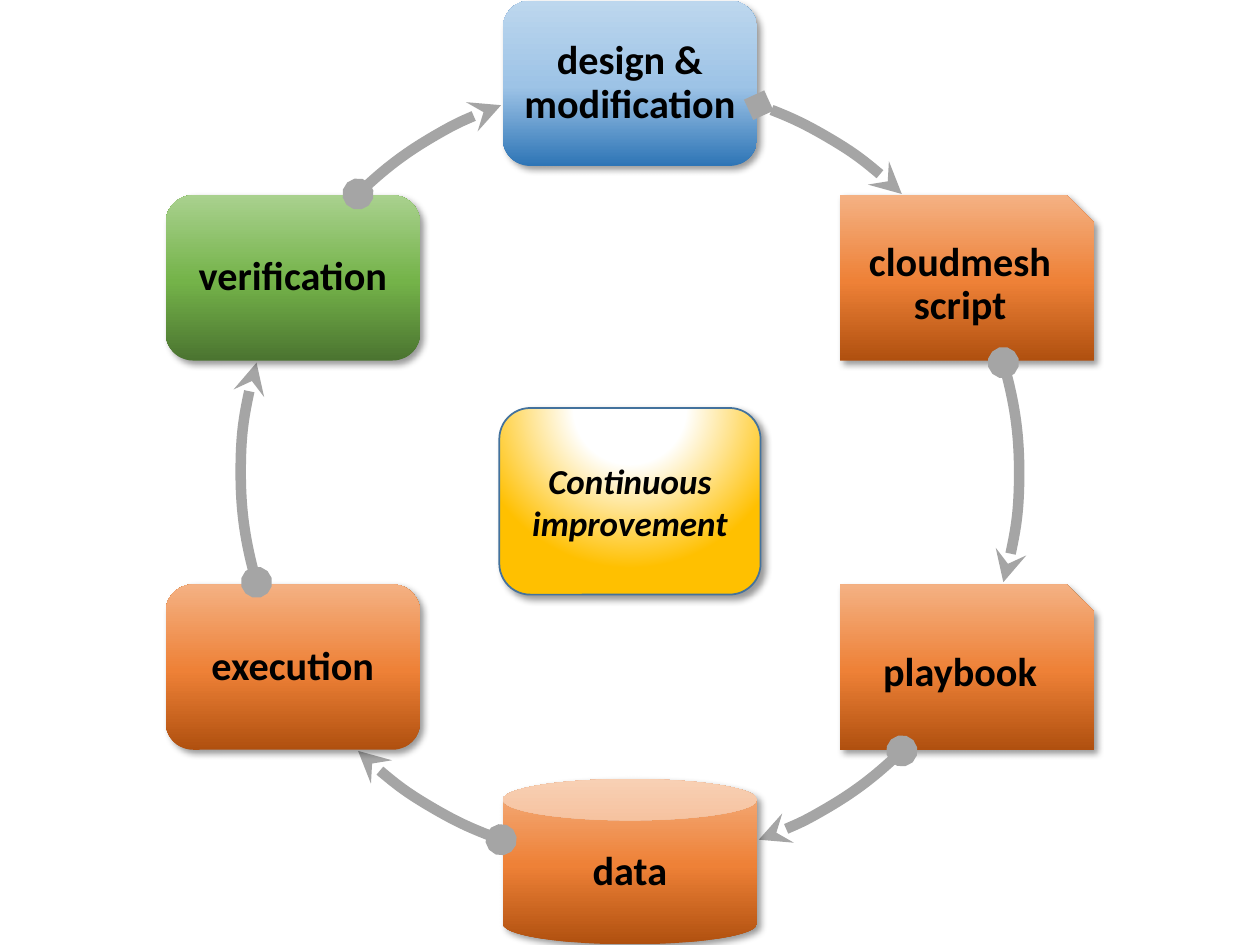
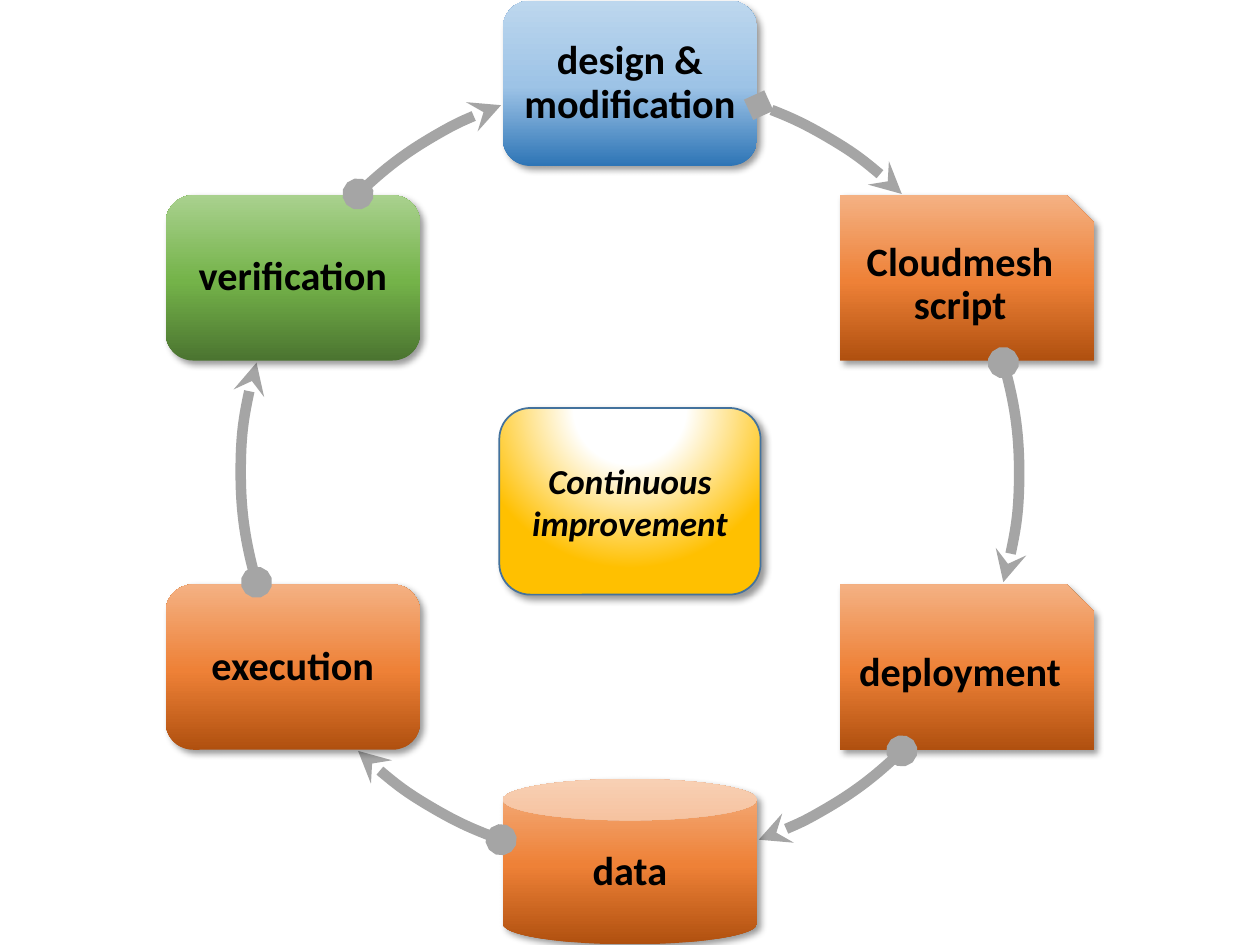
Before and after one commit to cyberaide/nist, a slide deck: slide 2 of images/nist-devops.pptx. Drawn at 1260x945 pixels with LibreOffice and Linux fonts; fonts in the diff are those of the drawing. Boxes give left, top, right and bottom in pixels: in the first picture for what was removed or moved away, otherwise in the second. Text is boxed around its words. In the diff, an @@ line names an element or a change of style, - is before the commit and + after.

```diff
--- a/images/nist-devops.pptx
+++ b/images/nist-devops.pptx
@@ text at (867,247,1054,326): text changed @@
-cloudmesh script
+Cloudmesh script
@@ text at (859,658,1061,693): text changed @@
-playbook
+deployment
```
Also in this commit, not shown: 1 other slide changed.
